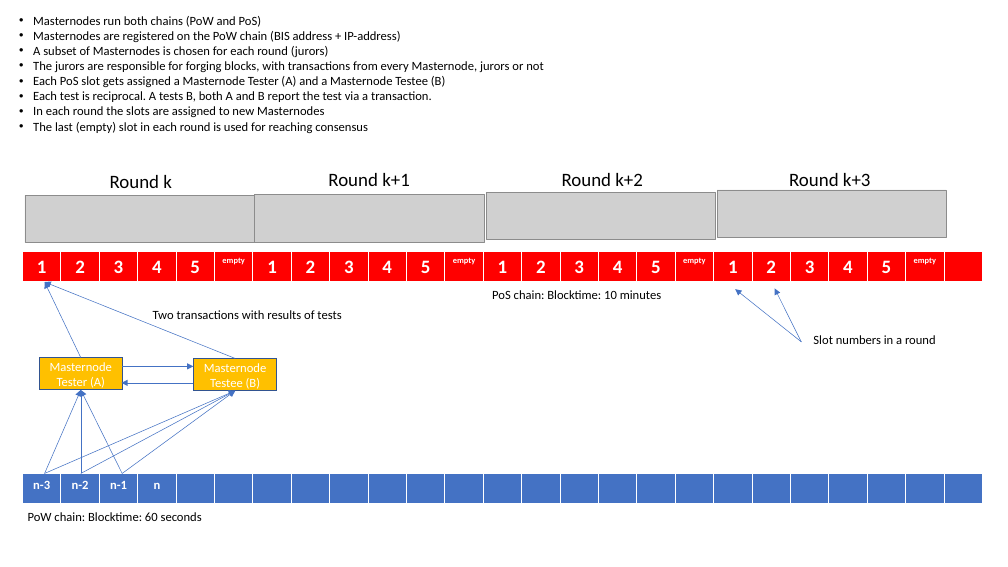
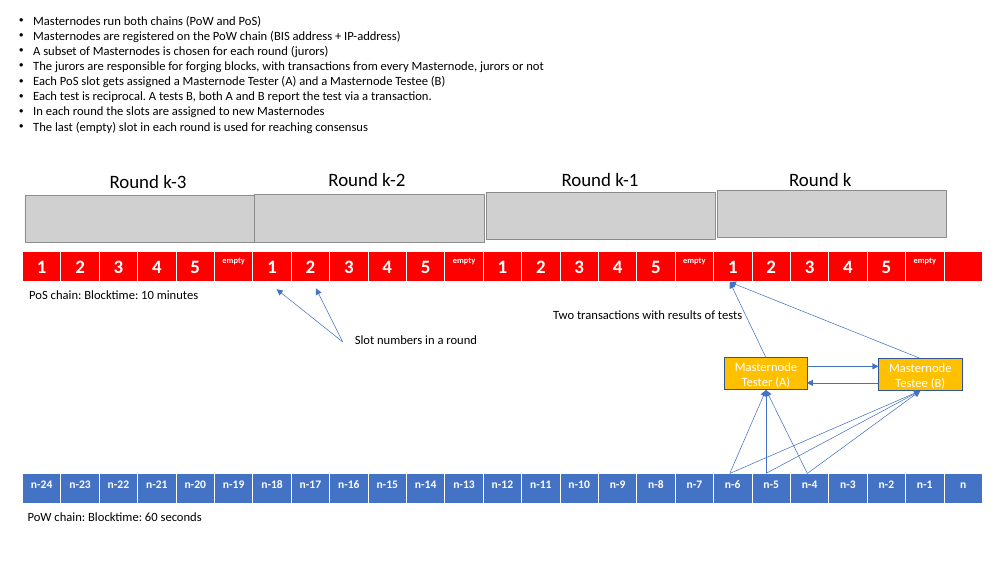
Before and after one commit to bismuthfoundation/hypernode, a slide deck: slide 2 of doc/bis-pos-doc.pptx. Drawn at 1008x567 pixels with LibreOffice and Linux fonts; fonts in the diff are those of the drawing; grey boxes stand for pictures. Boxes give left, top, right and bottom in pixels: in the first picture for what was removed or moved away, otherwise in the second. Text is boxed around its words. In the diff, an @@ line names an element or a change of style, - is before the commit and + after.

Commit message:
Updated slide 2

```diff
--- a/doc/bis-pos-doc.pptx
+++ b/doc/bis-pos-doc.pptx
@@ text at bbox=[110, 175, 186, 188]: text changed @@
-Round k
+Round k-3
@@ text at bbox=[328, 173, 405, 186]: text changed @@
-Round k+1
+Round k-2
@@ text at bbox=[562, 173, 638, 186]: text changed @@
-Round k+2
+Round k-1
@@ text at bbox=[789, 173, 852, 192]: text changed @@
-Round k+3
+Round k
@@ text "PoS chain: Blocktime: 10 minutes": place and size @@
-text "PoS chain: Blocktime: 10 minutes" at bbox=[492, 290, 661, 299]
+text "PoS chain: Blocktime: 10 minutes" at bbox=[29, 290, 198, 299]
@@ 2 arrows, 1 text: place and size @@
-2 arrows, 1 text at bbox=[736, 288, 936, 344]
+2 arrows, 1 text at bbox=[277, 288, 477, 344]
@@ text "Two transactions with results of ...": place and size @@
-text "Two transactions with results of ..." at bbox=[153, 310, 341, 319]
+text "Two transactions with results of ..." at bbox=[553, 310, 742, 319]
@@ 10 arrows, 2 rectangles: place and size @@
-10 arrows, 2 rectangles at bbox=[39, 282, 277, 473]
+10 arrows, 2 rectangles at bbox=[724, 282, 962, 473]
@@ table at bbox=[23, 473, 987, 504] @@
-row 1: n-3 | n-2 | n-1 | n |  |  |  |  |  |  |  |  |  |  |  |  |  |  |  |  |  |  |  |  | 
+row 1: n-24 | n-23 | n-22 | n-21 | n-20 | n-19 | n-18 | n-17 | n-16 | n-15 | n-14 | n-13 | n-12 | n-11 | n-10 | n-9 | n-8 | n-7 | n-6 | n-5 | n-4 | n-3 | n-2 | n-1 | n
```
